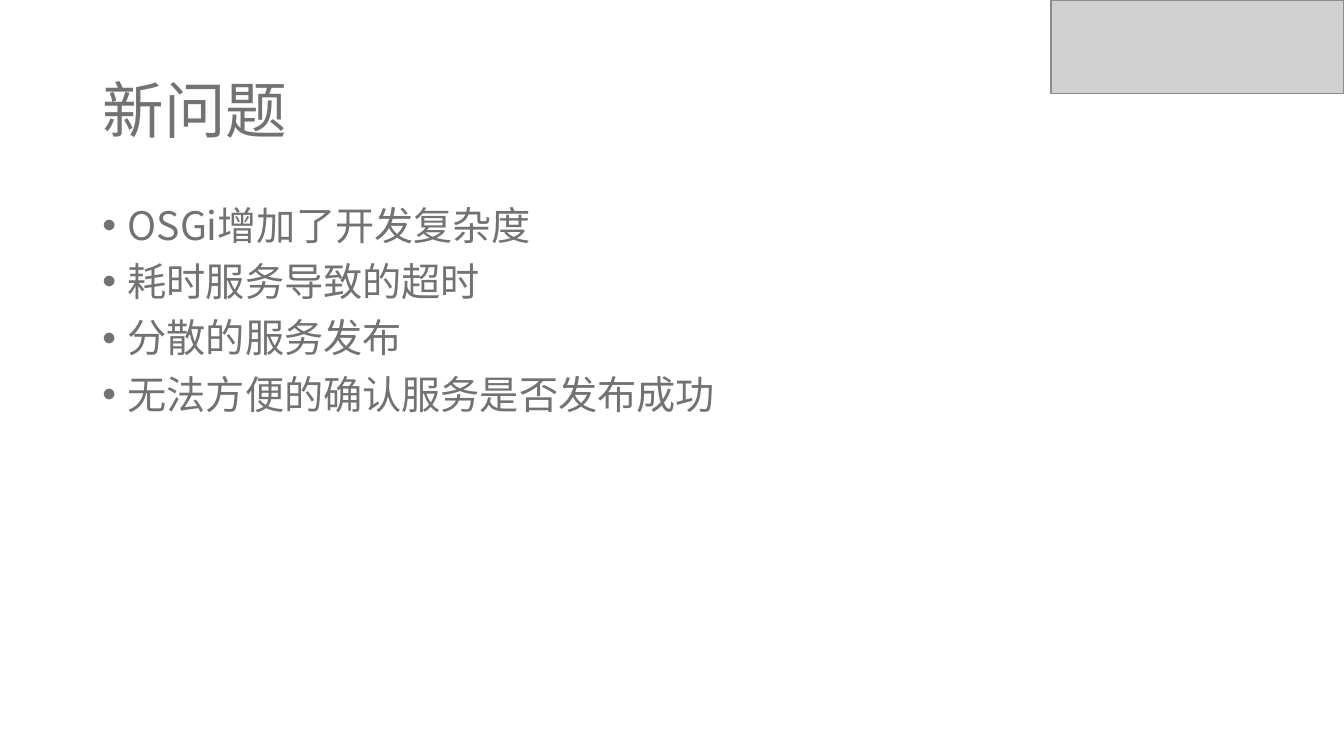
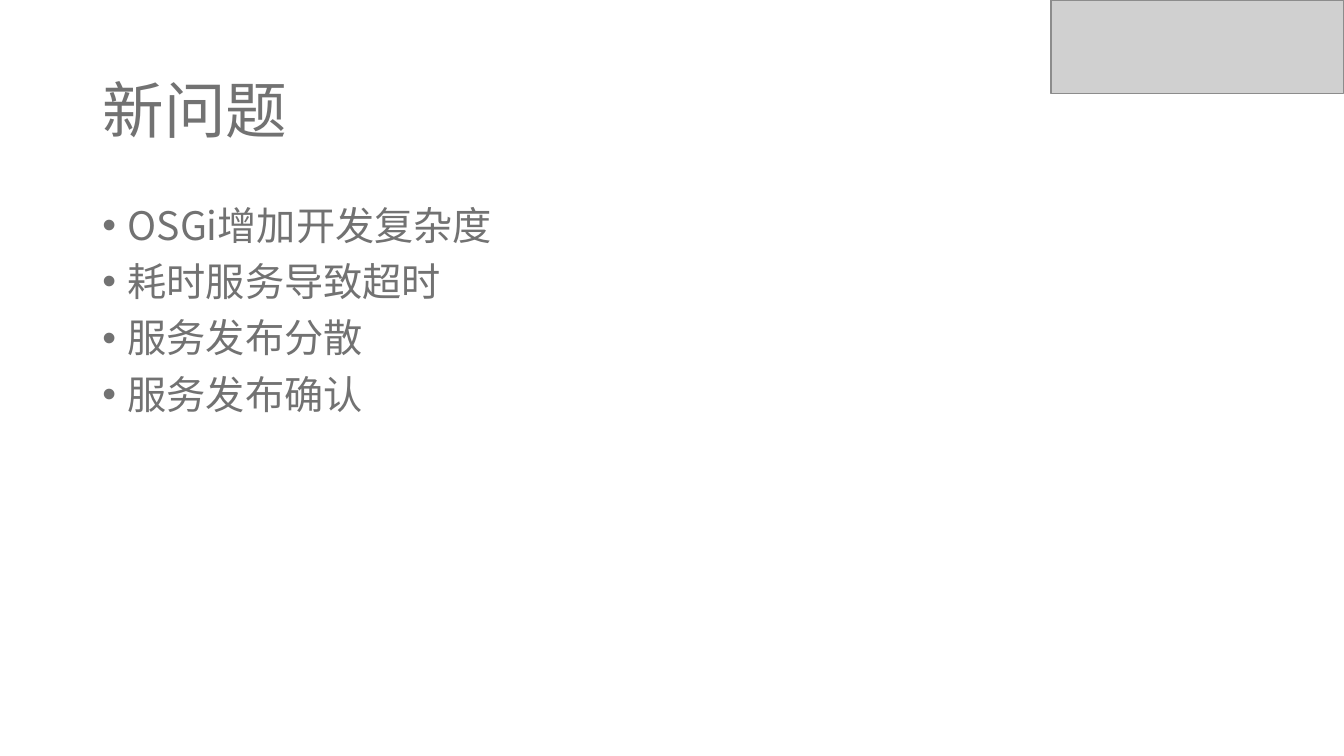
Before and after one commit to ivaneye/ivaneye.github.com, a slide deck: slide 10 of source/ppt/work/焦点服务化框架Hydra的演变-王一帆.pptx. Drawn at 1344x756 pixels with LibreOffice and Linux fonts; fonts in the diff are those of the drawing; grey boxes stand for pictures. Boxes give left, top, right and bottom in pixels: in the first picture for what was removed or moved away, otherwise in the second. Text is boxed around its words. In the diff, an @@ line names an element or a change of style, - is before the commit and + after.

Commit message:
ppt

```diff
--- a/source/ppt/work/焦点服务化框架Hydra的演变-王一帆.pptx
+++ b/source/ppt/work/焦点服务化框架Hydra的演变-王一帆.pptx
@@ text at (128, 207, 492, 412): text changed @@
-• OSGi增加了开发复杂度
-• 耗时服务导致的超时
-• 分散的服务发布
-• 无法方便的确认服务是否发布成功
+• OSGi增加开发复杂度
+• 耗时服务导致超时
+• 服务发布分散
+• 服务发布确认
```
Also in this commit, not shown: 7 slides added, 4 slides removed, 3 other files.
